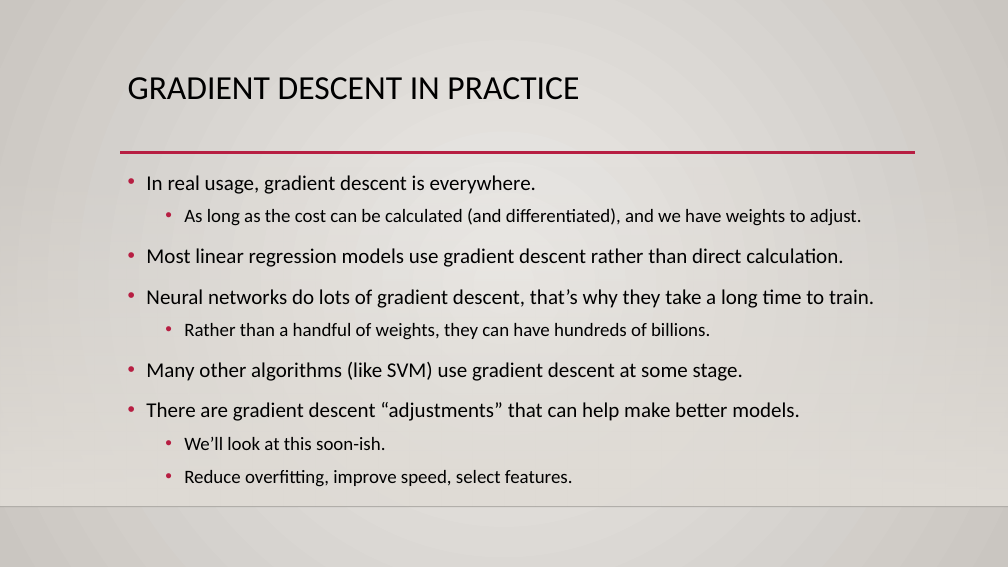
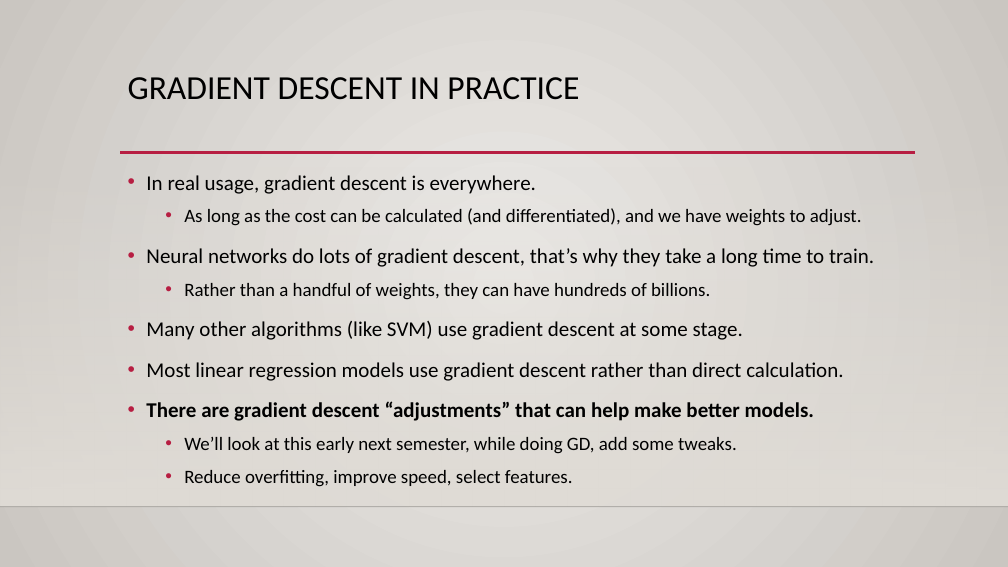
Before and after one commit to AkeemSemperDataScience/Basic_Stats_in_Python_Student_Repository, a slide deck: slide 15 of reference_material/slides/024_log_reg_2.pptx (slide 14 before the commit). Drawn at 1008x567 pixels with LibreOffice and Linux fonts; fonts in the diff are those of the drawing; background and template pictures are left out. Boxes give left, top, right and bottom in pixels: in the first picture for what was removed or moved away, otherwise in the second. Text is boxed around its words. In the diff, an @@ line names an element or a change of style, - is before the commit and + after.

```diff
--- a/reference_material/slides/024_log_reg_2.pptx
+++ b/reference_material/slides/024_log_reg_2.pptx
@@ text at (146, 248, 843, 267): paragraph removed @@
-• Most linear regression models use gradient descent rather than direct calculation.
@@ text at (146, 362, 843, 381): paragraph added @@
+• Most linear regression models use gradient descent rather than direct calculation.
@@ text at (146, 401, 814, 421): bold on in "There are gradient descent “adjustments” that can ..." @@
@@ text at (184, 437, 737, 454): text changed @@
-  • We’ll look at this soon-ish.
+  • We’ll look at this early next semester, while doing GD, add some tweaks.
```
Also in this commit, not shown: 14 other slides changed, 23 slides added, 1 slide removed, 3 other files.
